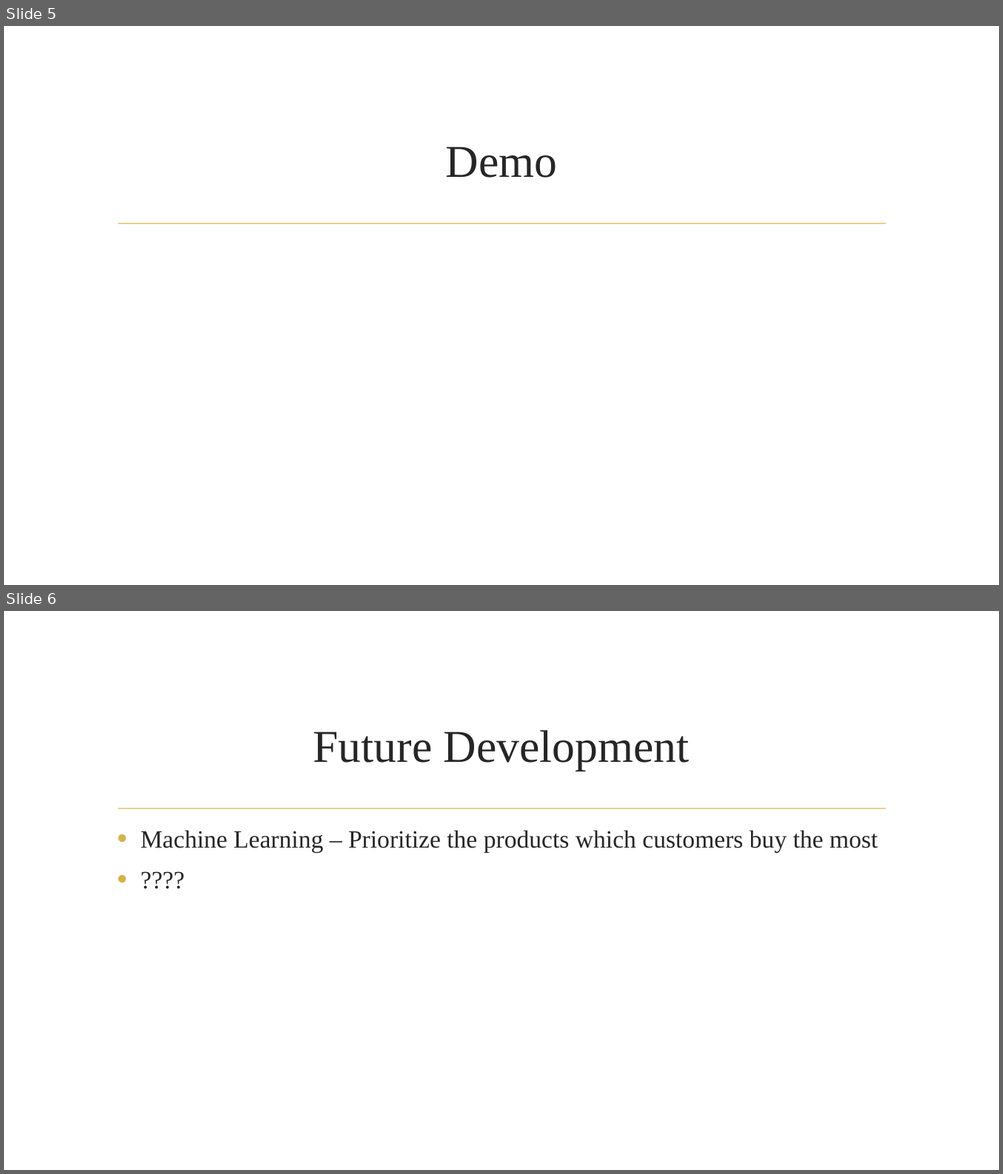
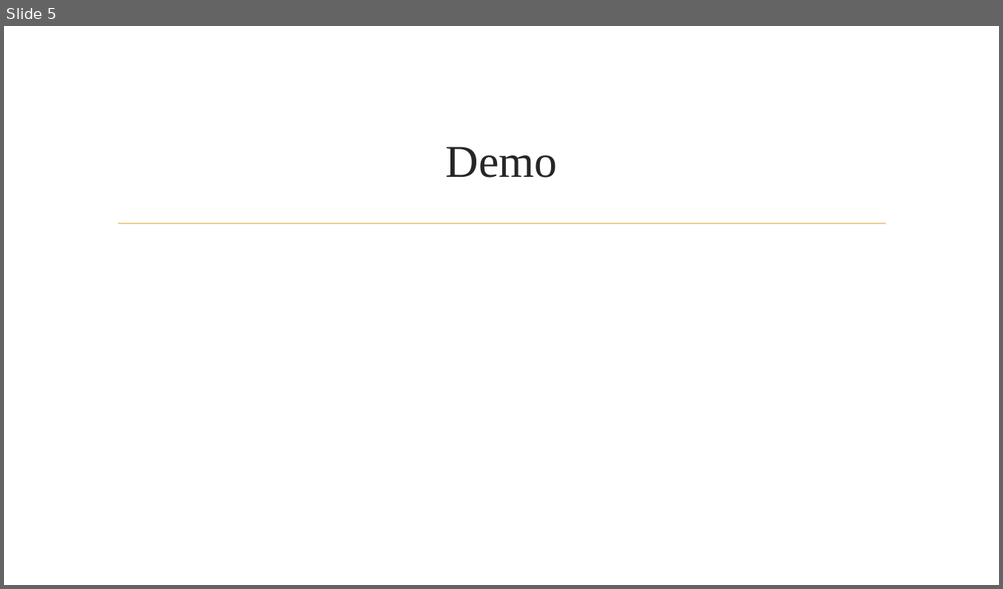
Before and after one commit to SJSU272LabS17/Project-Team-2, a slide deck: Grocery Bargain.pptx. Shown one above the other, each under a label of ours: slides 5 and 6 before the commit, slide 5 after it. The pictures are 1003x1174 and 1003x589 pixels, drawn with LibreOffice and Linux fonts; fonts in the diff are those of the drawing; background and template pictures are left out. Boxes give left, top, right and bottom in pixels: in the first picture for what was removed or moved away, otherwise in the second. Text is boxed around its words. In the diff, an @@ line names an element or a change of style, - is before the commit and + after.

```diff
--- a/Grocery Bargain.pptx
+++ b/Grocery Bargain.pptx
@@ slide 6 removed at <box>4,611,999,1170</box>, background picture (left out); not listed: 1 template element that a slide beside it also shows @@
@@ title removed at <box>313,730,689,771</box> @@
-Future Development
@@ text removed at <box>140,830,877,853</box> @@
-• Machine Learning – Prioritize the products which customers buy the most
-• ????
```
Also in this commit, not shown: 1 slide changed, 1 other file.
